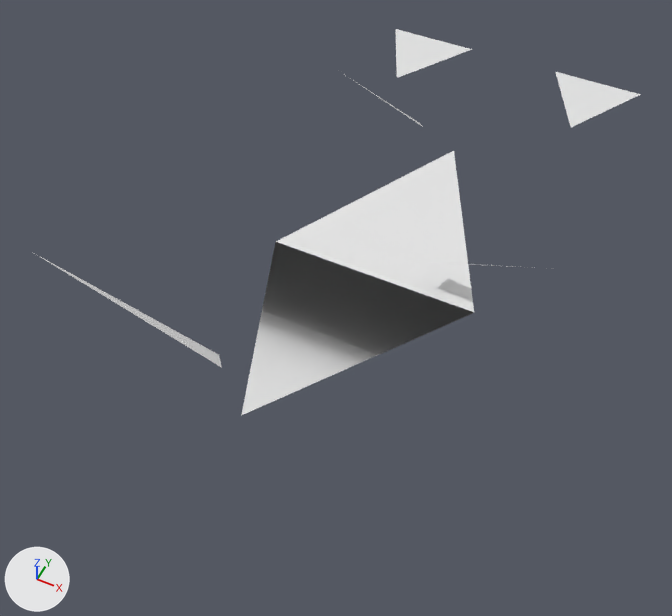
The OBJ model GameData/Meshes/Ships/voidborn/gunship_heavy.obj: old version first, new version second.
One viewpoint serves both versions: a camera (50 mm lens) standing at (1.9, -4.39, 4.98) and looking at (-0.09, -0.41, 0.01). Every picture has the same lights, and +X, +Y and +Z are marked at lower left. The picture after the commit comes second. Where no turn or scale is listed for an object, it has been applied to the vertices. Vertices at exactly the same position are counted once.

Names of what the first picture shows: 'gunship_heavy'.
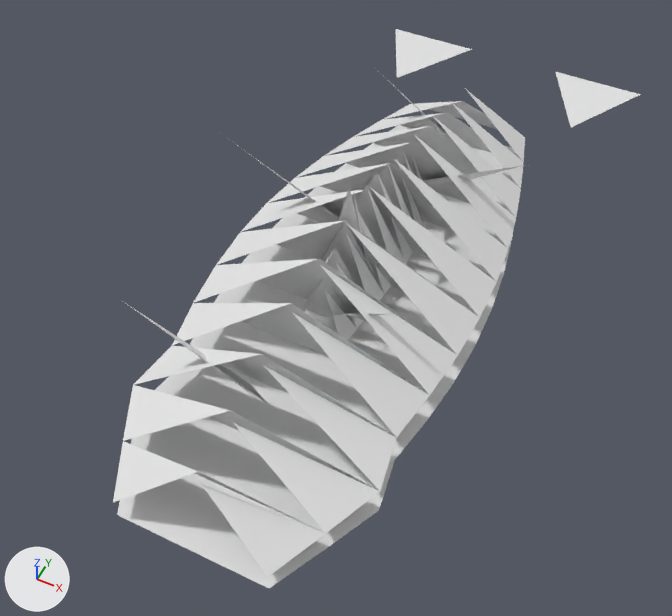
Location of each change, (x1, y1, x2, y2) in pixels of the pictures (672 x 616 px):
'gunship_heavy', reshaped (13% narrower, 45% taller): before (34, 29, 641, 415); after (113, 29, 641, 588)
part 1 of me_gunship_heavy, rebuilt (76% wider, 85% taller): before (241, 151, 474, 415); after (113, 89, 525, 577)
part 2 of me_gunship_heavy, deleted: before (34, 253, 222, 367)
part 3 of me_gunship_heavy, deleted: before (350, 78, 423, 127)
part 4 of me_gunship_heavy, added: after (117, 70, 525, 588)

The change, as a list of edits to the scene's bpy script:
```text
Change me_gunship_heavy:
    used by ob_gunship_heavy; location = (0.0, 0.0, 0.0)
    remove me_gunship_heavy.from_pydata(...)  # 19 vertices, 7 faces; spans x -1.7..1.36, y -1.82..3.13, z 0.0..0.83
    add me_gunship_heavy.from_pydata(...)  # 200 vertices, 152 faces; spans x -1.21..1.21, y -2.47..3.13, z 0.0..1.28
    me_gunship_heavy part 1: the loose piece of 4 vertices spanning x -0.81..0.81, y -1.82..1.64, z 0.0..0.52 is rebuilt with 50 vertices and now spans x -0.92..0.92, y -2.47..1.89, z 0.14..0.93
    me_gunship_heavy part 2: the loose piece of 3 vertices spanning x -1.7..-0.43, y -1.5..-1.24, z 0.14..0.83 is deleted
    me_gunship_heavy part 3: the loose piece of 3 vertices spanning x -1.01..-0.25, y 1.41..1.67, z 0.14..0.64 is deleted
    me_gunship_heavy part 4
    130 vertices are added at x -1.1..0.92, y -2.47..1.89, z 0.0..1.28
    14 new vertices lie (0.34, 0.0, 0.0) away from vertices in x -0.17, y -0.84..0.7, z 0.0..0.38
    114 new faces join them
    other edits to the shape of me_gunship_heavy do not show in these pictures
```
